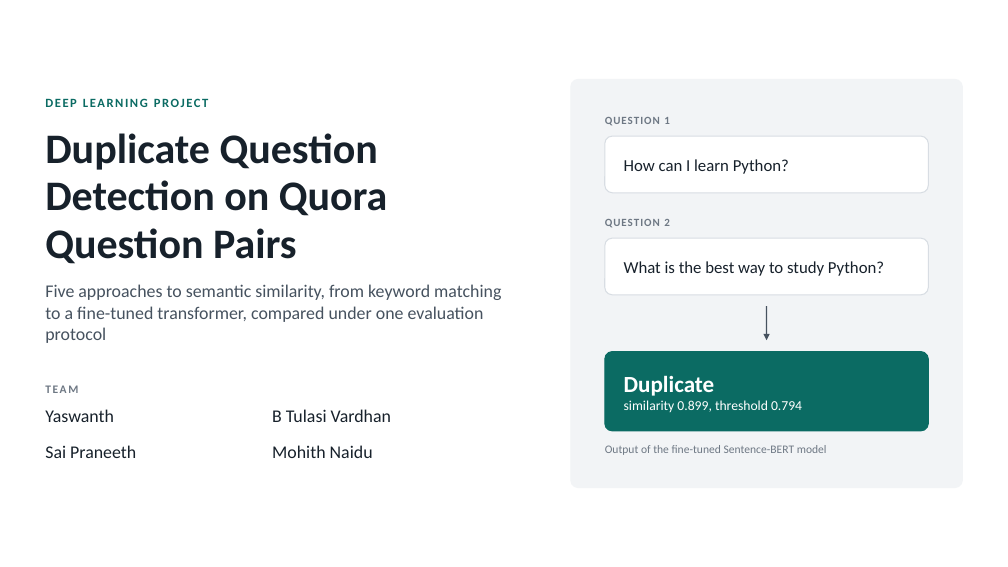
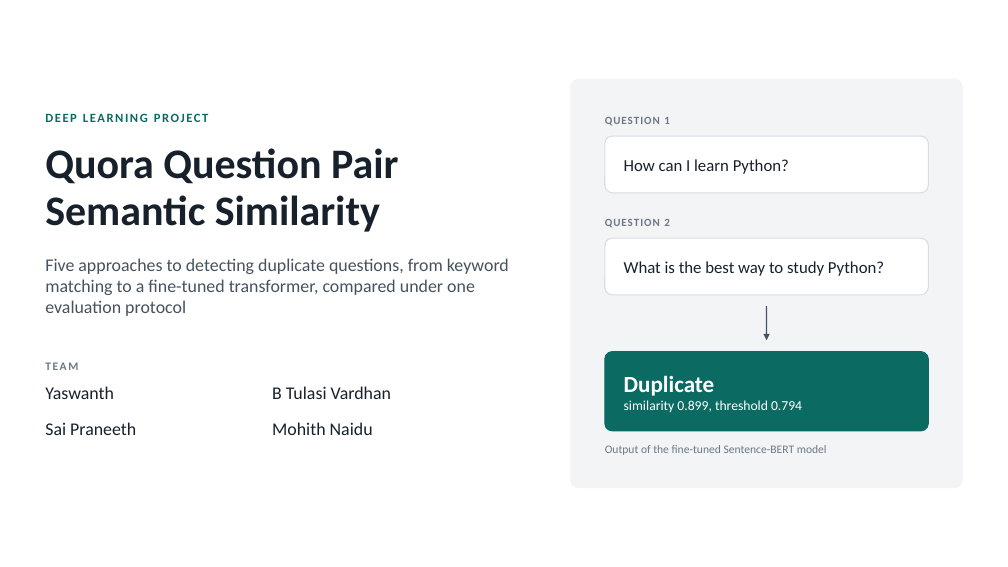
Before and after one commit to SaiPraneeth9955/quora-duplicate-question-detection, a slide deck: slide 1 of presentation/QQP_Duplicate_Question_Detection.pptx. Drawn at 1008x567 pixels with LibreOffice and Linux fonts; fonts in the diff are those of the drawing. Boxes give left, top, right and bottom in pixels: in the first picture for what was removed or moved away, otherwise in the second. Text is boxed around its words. In the diff, an @@ line names an element or a change of style, - is before the commit and + after.

Commit message:
Rename to Quora Question Pair Semantic Similarity and prepare hosting
Use the registered project title on the slides, README and web demo.

Hosting on Hugging Face Spaces (not yet published):
- deploy/huggingface/: CPU Dockerfile, pinned requirements and Space card
- deploy/push_space.py: uploads code, web app and trained models
- demo --hosted mode with honest footer wording; the GPU keep-alive only
  runs when a GPU is present
- datasets is imported only when training data is loaded

```diff
--- a/presentation/QQP_Duplicate_Question_Detection.pptx
+++ b/presentation/QQP_Duplicate_Question_Detection.pptx
@@ text "DEEP LEARNING PROJECT": place and size @@
-text "DEEP LEARNING PROJECT" at [45,98,209,107]
+text "DEEP LEARNING PROJECT" at [45,113,209,122]
@@ text at [45,148,398,232]: text changed @@
-Duplicate Question Detection on Quora Question Pairs
+Quora Question Pair Semantic Similarity
@@ text at [45,258,509,316]: text changed @@
-Five approaches to semantic similarity, from keyword matching to a fine-tuned transformer, compared under one evaluation protocol
+Five approaches to detecting duplicate questions, from keyword matching to a fine-tuned transformer, compared under one evaluation protocol
@@ 5 texts: place and size @@
-5 texts at [45,385,391,458]
+5 texts at [45,362,391,435]
```
Also in this commit, not shown: 9 other slides changed, 10 other files.
